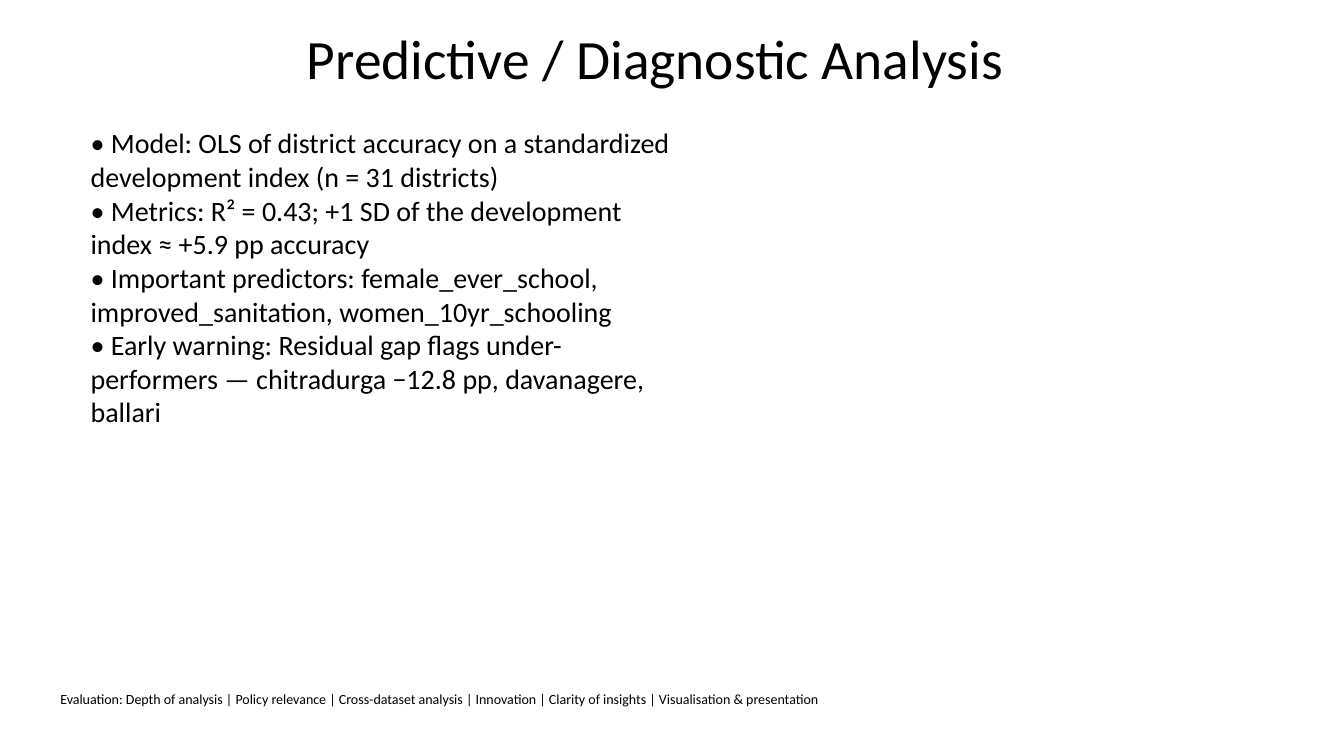
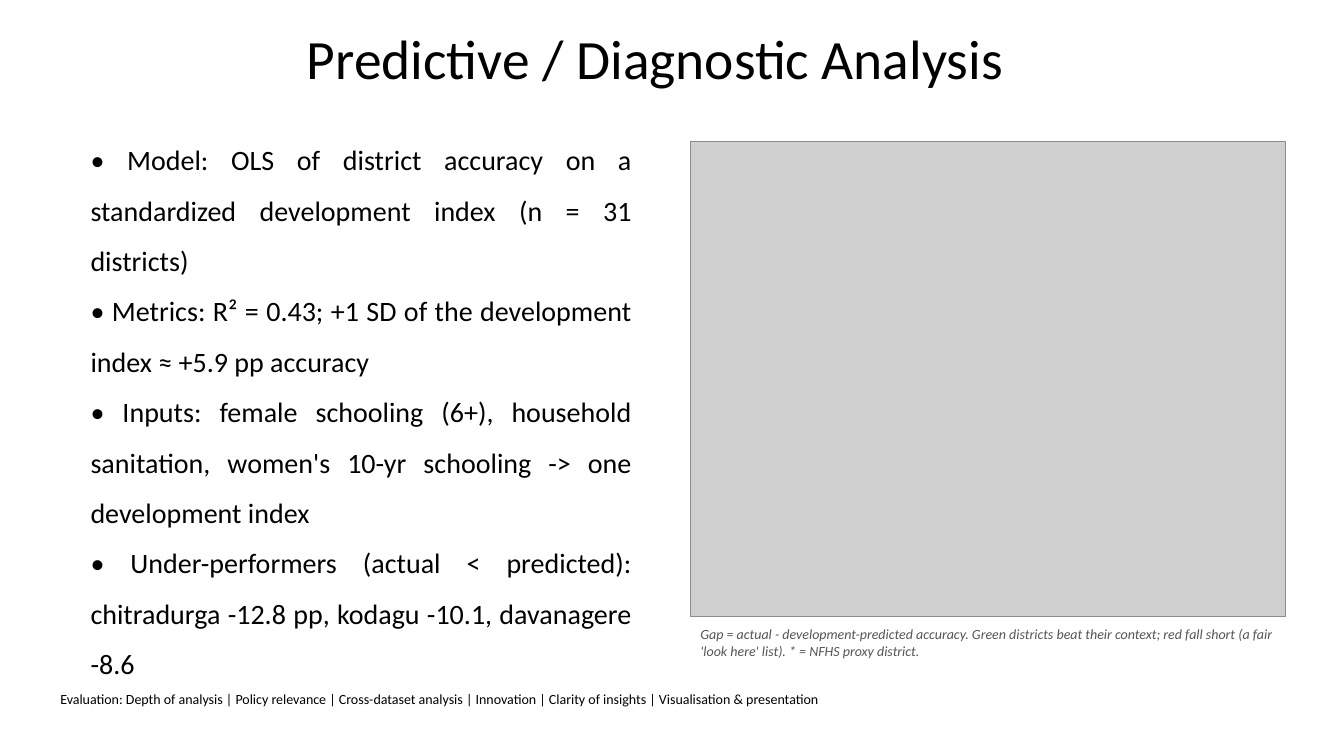
Before and after one commit to shreyassks/EduMiners, a slide deck: slide 7 of slides.pptx. Drawn at 1344x756 pixels with LibreOffice and Linux fonts; fonts in the diff are those of the drawing; grey boxes stand for pictures. Boxes give left, top, right and bottom in pixels: in the first picture for what was removed or moved away, otherwise in the second. Text is boxed around its words. In the diff, an @@ line names an element or a change of style, - is before the commit and + after.

```diff
--- a/slides.pptx
+++ b/slides.pptx
@@ picture added at <box>691,141,1286,617</box> @@
@@ text at <box>91,150,631,377</box>: alignment left to justified; line spacing 1 to 1.5 @@
@@ text at <box>91,401,632,675</box>: text changed @@
-• Important predictors: female_ever_school, improved_sanitation, women_10yr_schooling
-• Early warning: Residual gap flags under-performers — chitradurga −12.8 pp, davanagere, ballari
+• Inputs: female schooling (6+), household sanitation, women's 10-yr schooling -> one development index
+• Under-performers (actual < predicted): chitradurga -12.8 pp, kodagu -10.1, davanagere -8.6
@@ text added at <box>700,629,1272,659</box>, 10 pt, text #555555, italic @@
+Gap = actual - development-predicted accuracy. Green districts beat their context; red fall short (a fair 'look here' list). * = NFHS proxy district.
```
Also in this commit, not shown: 10 other slides changed.
